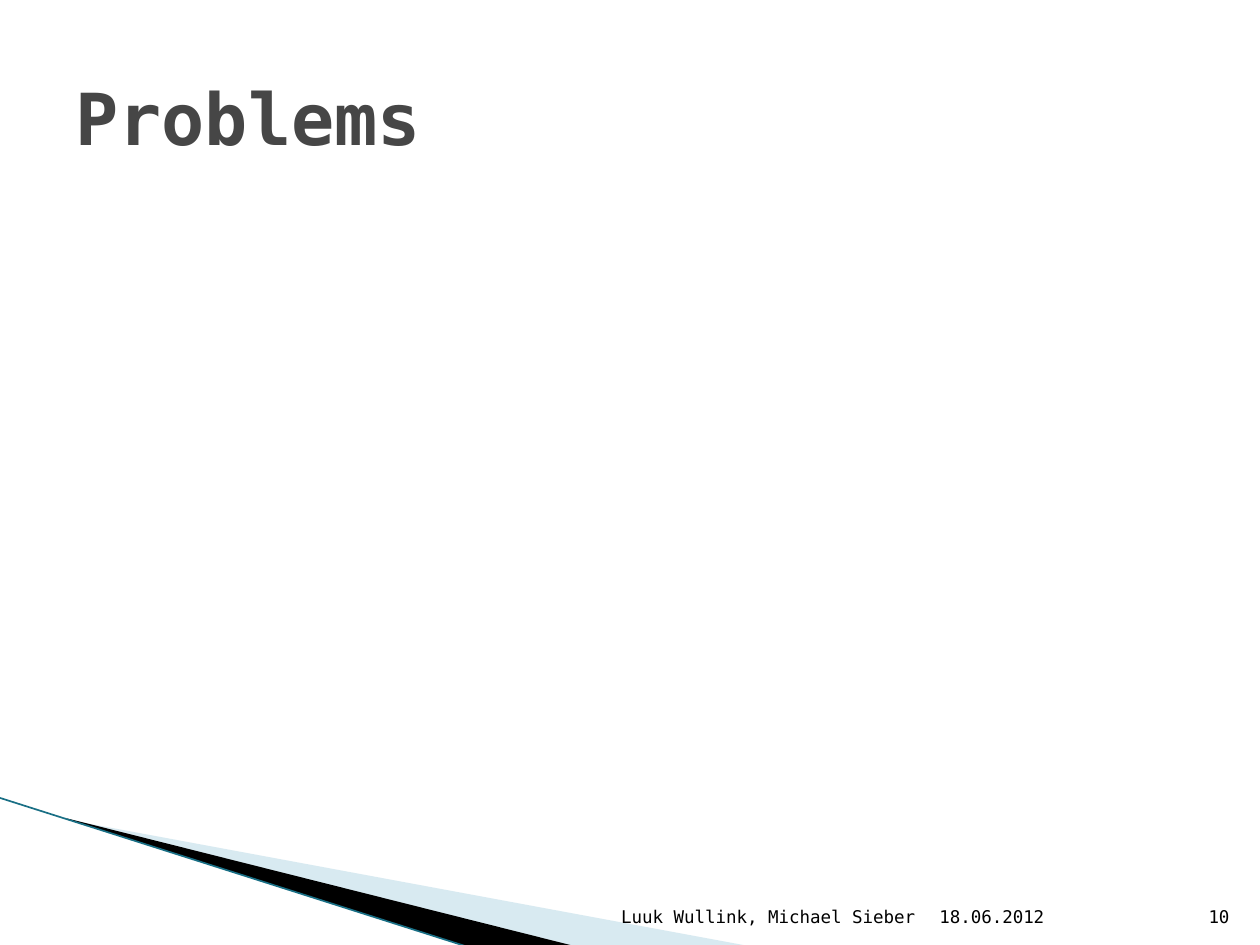
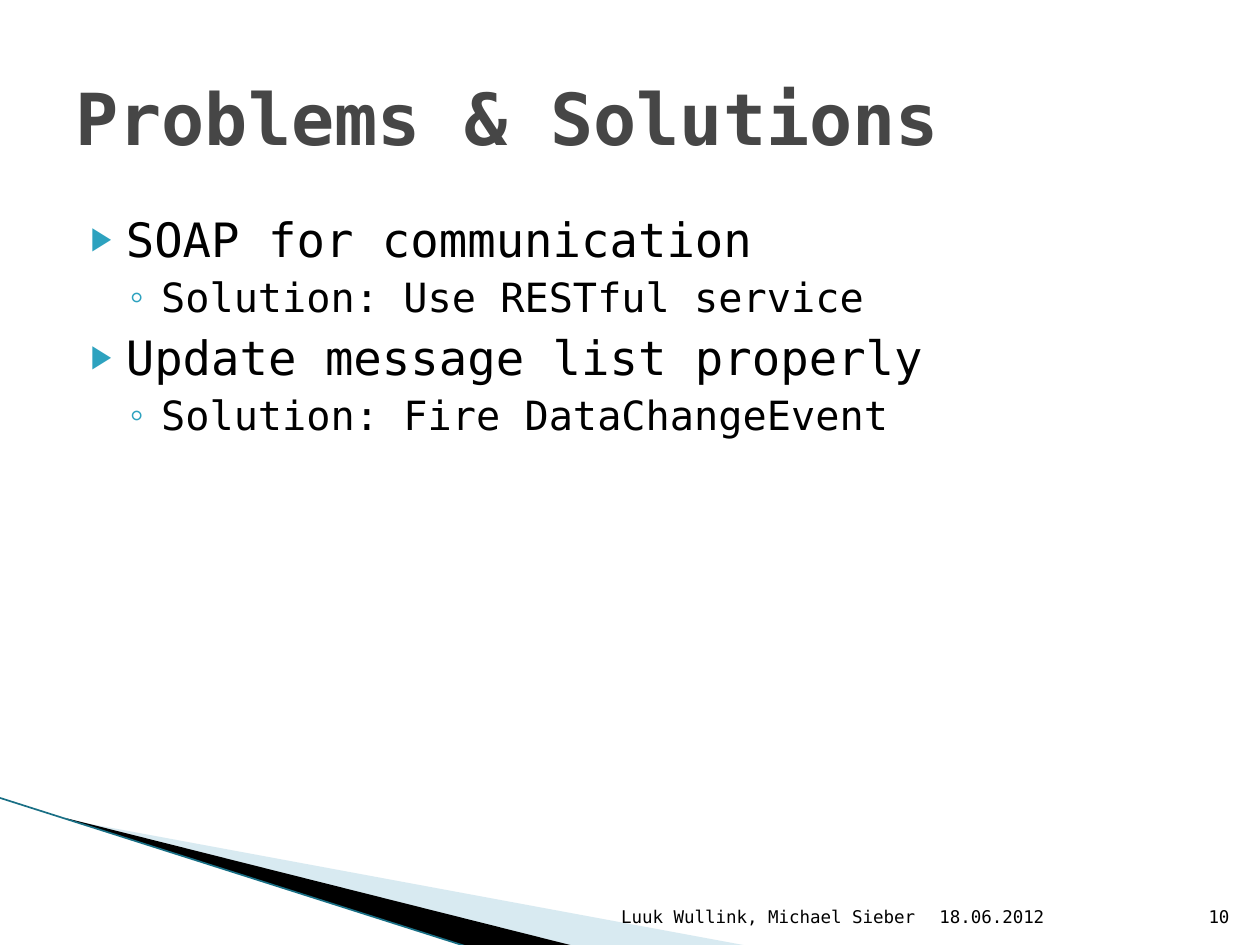
Before and after one commit to msi88/Popya, a slide deck: slide 10 of Popya/docs/Presentation.pptx. Drawn at 1260x945 pixels with LibreOffice and Linux fonts; fonts in the diff are those of the drawing; background and template pictures are left out. Boxes give left, top, right and bottom in pixels: in the first picture for what was removed or moved away, otherwise in the second. Text is boxed around its words. In the diff, an @@ line names an element or a change of style, - is before the commit and + after.

```diff
--- a/Popya/docs/Presentation.pptx
+++ b/Popya/docs/Presentation.pptx
@@ title at (75, 87, 939, 146): text changed @@
-Problems
+Problems & Solutions
@@ text added at (126, 221, 923, 439), 23 pt, text #000000 @@
+▶ SOAP for communication
+  ◦ Solution: Use RESTful service
+▶ Update message list properly
+  ◦ Solution: Fire DataChangeEvent
```
Also in this commit, not shown: 2 other slides changed, 1 slide removed, 1 other file.
